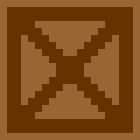
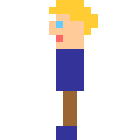
Comparing the layer stacks of the two 140×140 images. Changes:
added layer "player-l" above "exit" over [49, 0, 98, 140]
hid "Box" over [0, 0, 140, 140]
